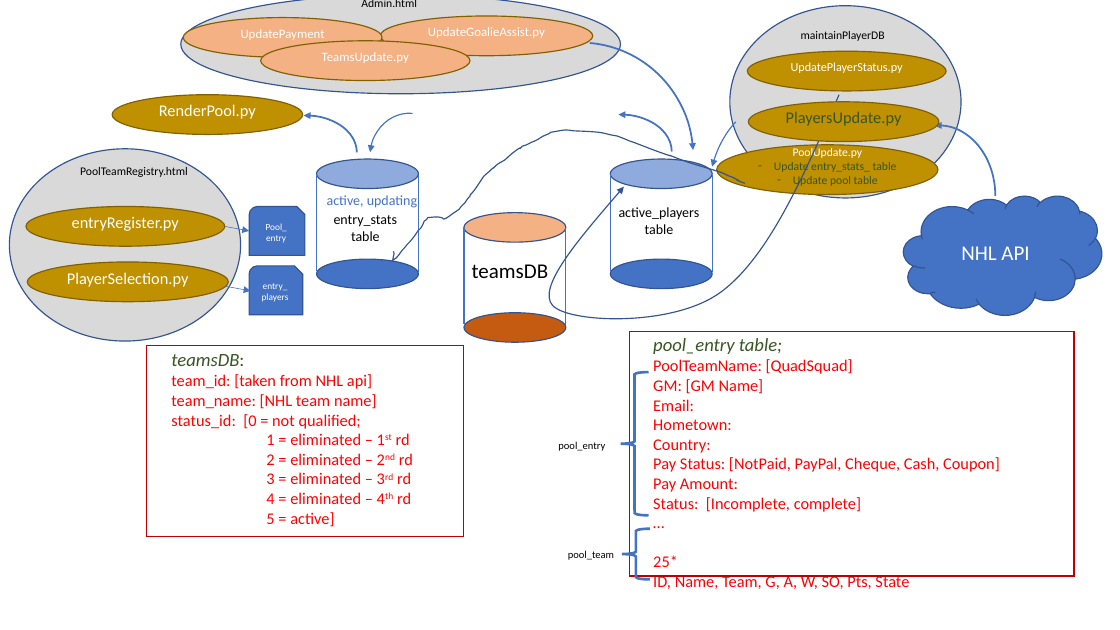
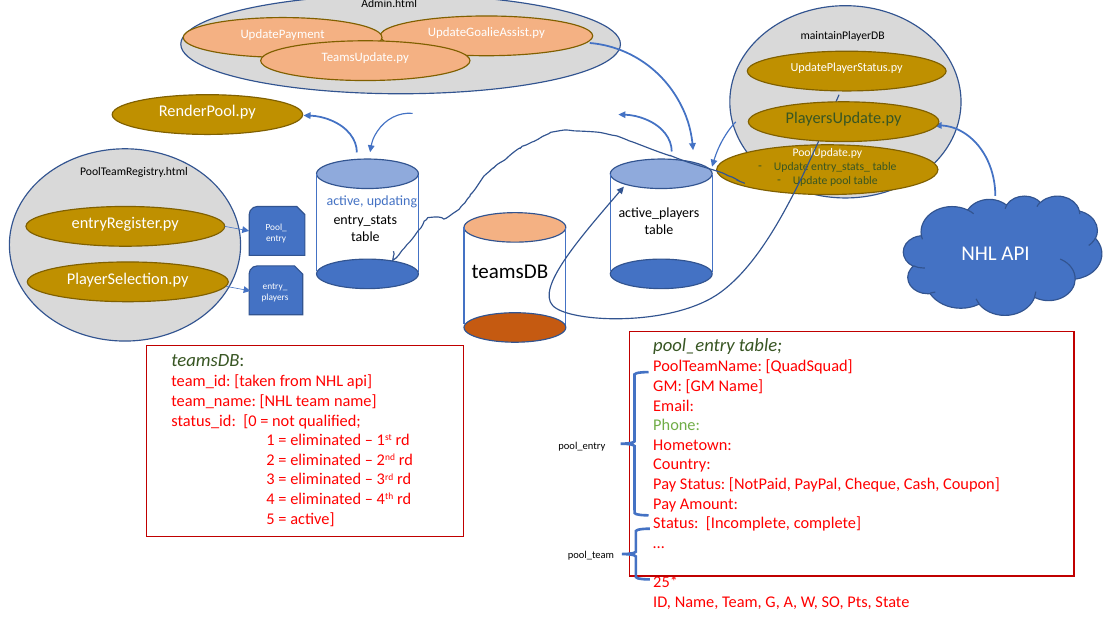
Before and after one commit to melliott18/jakes-hockey-pool, a slide deck: slide 1 of JHP_Design.pptx. Drawn at 1120x630 pixels with LibreOffice and Linux fonts; fonts in the diff are those of the drawing. Boxes give left, top, right and bottom in pixels: in the first picture for what was removed or moved away, otherwise in the second. Text is boxed around its words. In the diff, an @@ line names an element or a change of style, - is before the commit and + after.

```diff
--- a/JHP_Design.pptx
+++ b/JHP_Design.pptx
@@ text at <box>653,418,700,430</box>: paragraph added @@
+Phone:
```
Also in this commit, not shown: 1 slide added.
